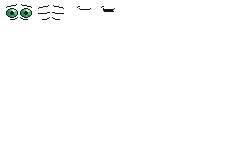
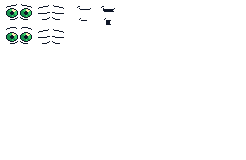
Comparing the layer stacks of the two (246, 160) images. Changes:
added layer "Layer 2" above "buddy_1" over [6, 27, 64, 44]
painted on "buddy_1" over [79, 18, 111, 25]
